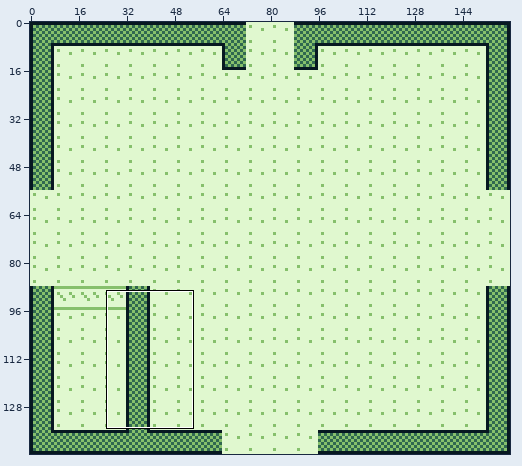
File history of a sprite sheet, assets/backgrounds/backroom_maze_portal_room.png. The picture above shows the old version from afar; the outline marks the close-up.
Close-up. Earlier state:
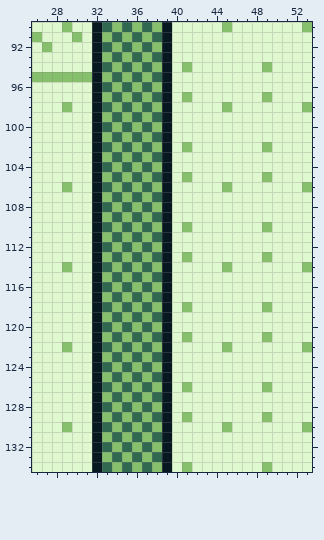
The file is 160x144 pixels. Shown: x 26..53, y 90..134.
Now the later version:
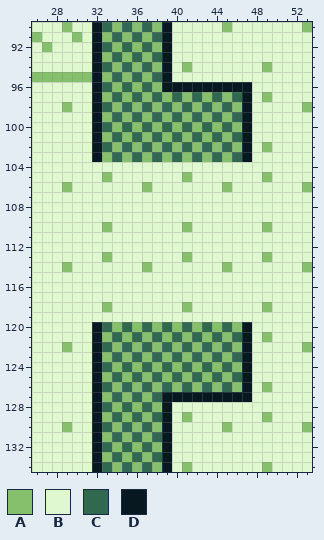
Palette (. is transparent): A #86c06c  B #e0f8cf  C #306850  D #071821
Change:
y 96: x 40..47 BBBBBBBB -> DDDDDDDD
y 97: x 39..40 DB -> AC; x 42..47 BBBBBB -> CACACD
y 98: x 39..47 DBBBBBABB -> CACACACAD
y 99: x 39..47 DBBBBBBBB -> ACACACACD
y 100: x 39..47 DBBBBBBBB -> CACACACAD
y 101: x 39..47 DBBBBBBBB -> ACACACACD
y 102: x 39..47 DBABBBBBB -> CACACACAD
y 103: x 39..47 DBBBBBBBB -> ACACACACD
y 104: x 32..39 DCACACAD -> BBBBBBBB
y 105: x 32 D -> B; x 34..39 CACACD -> BBBBBB
y 106: x 32..39 DCACACAD -> BBBBBABB
y 107: x 32..39 DACACACD -> BBBBBBBB
y 108: x 32..39 DCACACAD -> BBBBBBBB
y 109: x 32..39 DACACACD -> BBBBBBBB
y 110: x 32..39 DCACACAD -> BABBBBBB
y 111: x 32..39 DACACACD -> BBBBBBBB
y 112: x 32..39 DCACACAD -> BBBBBBBB
y 113: x 32 D -> B; x 34..39 CACACD -> BBBBBB
y 114: x 32..39 DCACACAD -> BBBBBABB
y 115: x 32..39 DACACACD -> BBBBBBBB
y 116: x 32..39 DCACACAD -> BBBBBBBB
y 117: x 32..39 DACACACD -> BBBBBBBB
y 118: x 32..39 DCACACAD -> BABBBBBB
y 119: x 32..39 DACACACD -> BBBBBBBB
y 120: x 39..47 DBBBBBBBB -> CACACACAD
y 121: x 39..40 DB -> AC; x 42..47 BBBBBB -> CACACD
y 122: x 39..47 DBBBBBABB -> CACACACAD
y 123: x 39..47 DBBBBBBBB -> ACACACACD
y 124: x 39..47 DBBBBBBBB -> CACACACAD
y 125: x 39..47 DBBBBBBBB -> ACACACACD
y 126: x 39..47 DBABBBBBB -> CACACACAD
y 127: x 40..47 BBBBBBBB -> DDDDDDDD
Pixel boxes of the changes (left, top, right, bottom) in both close-ups:
changed: (92, 82, 252, 402)
